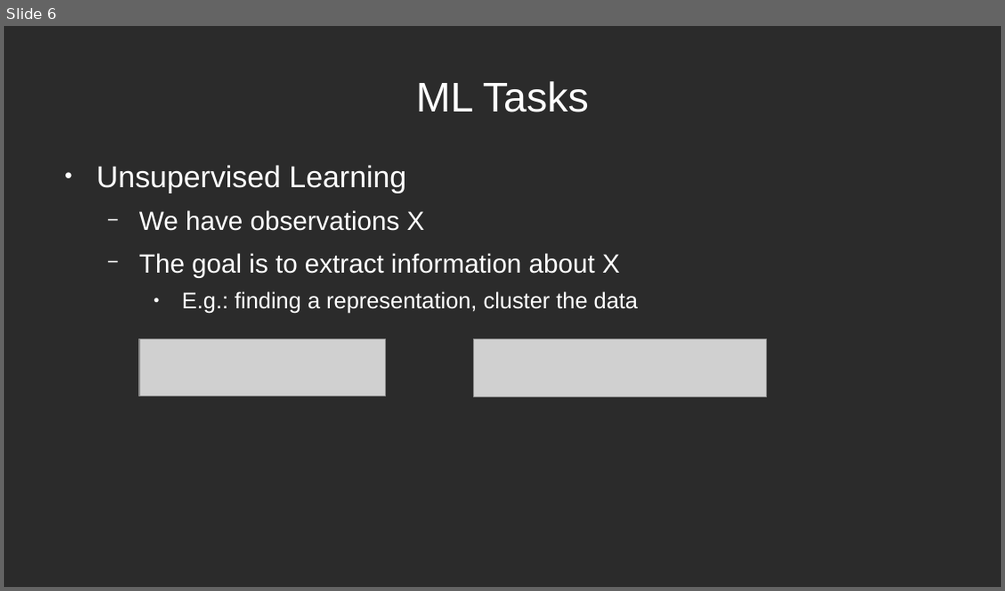
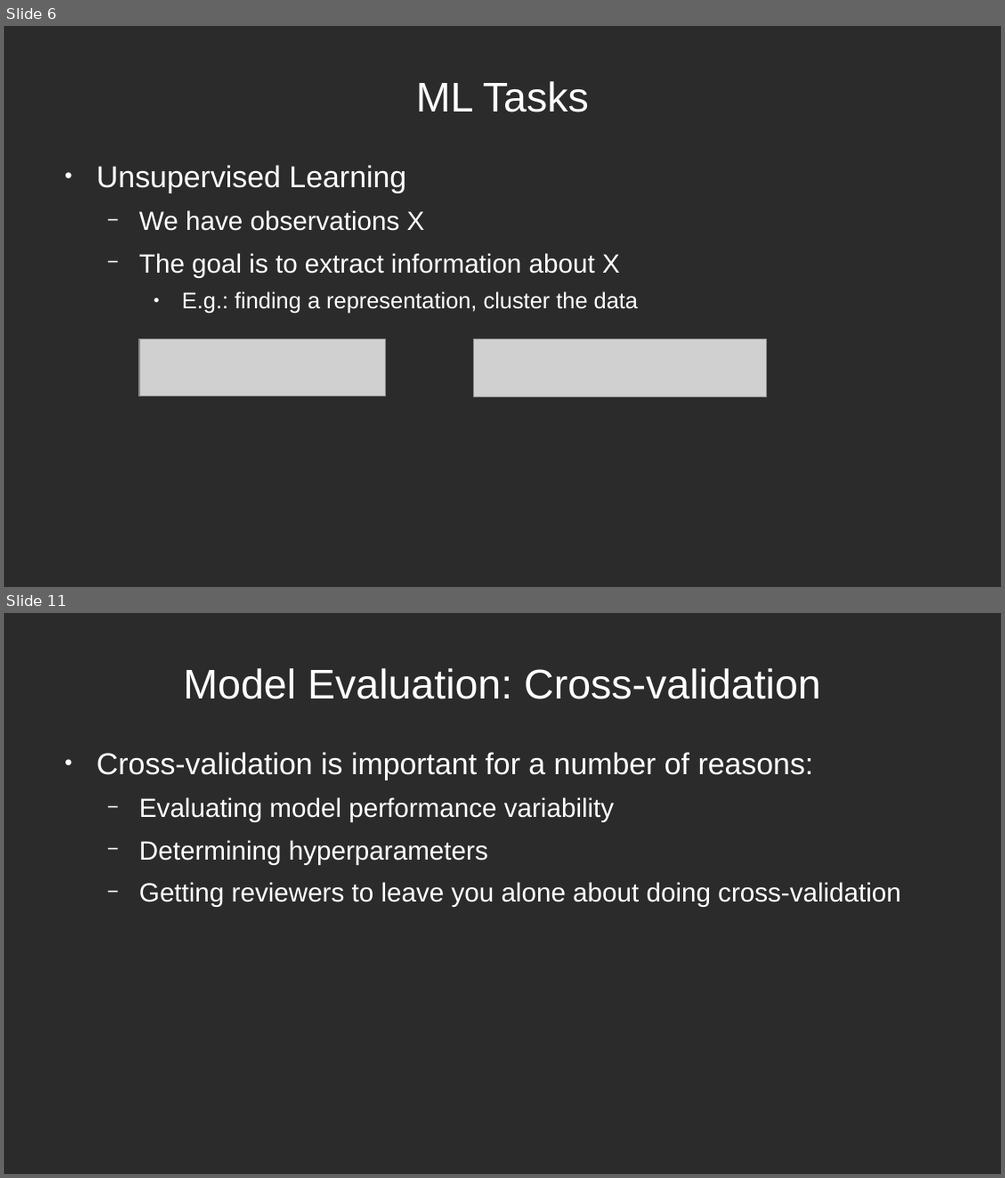
Before and after one commit to main-training/main-training-nilearn-ml, a slide deck: 01_intro_ml_slides.odp. Shown one above the other, each under a label of ours: slide 6 before the commit, slides 6 and 11 after it; the slides between them are not shown. The pictures are 1005x591 and 1005x1178 pixels, drawn with LibreOffice and Linux fonts; fonts in the diff are those of the drawing; grey boxes stand for pictures; background and template pictures are left out; a plain dark background stands for a picture behind light text. Boxes give left, top, right and bottom in pixels: in the first picture for what was removed or moved away, otherwise in the second. Text is boxed around its words. In the diff, an @@ line names an element or a change of style, - is before the commit and + after.

```diff
--- a/01_intro_ml_slides.odp
+++ b/01_intro_ml_slides.odp
@@ slide 11 added at (4,613,1001,1174), background picture (left out) @@
@@ title added at (183,668,821,699), 33 pt, text #FFFFFF @@
+Model Evaluation: Cross-validation
@@ text added at (97,752,901,907), 21 pt, text #FFFFFF @@
+● Cross-validation is important for a number of reasons:
+  − Evaluating model performance variability
+  − Determining hyperparameters
+  − Getting reviewers to leave you alone about doing cross-validation
```
Also in this commit, not shown: 1 slide changed, 6 other slides added, 1 slide removed, 1 other file.
